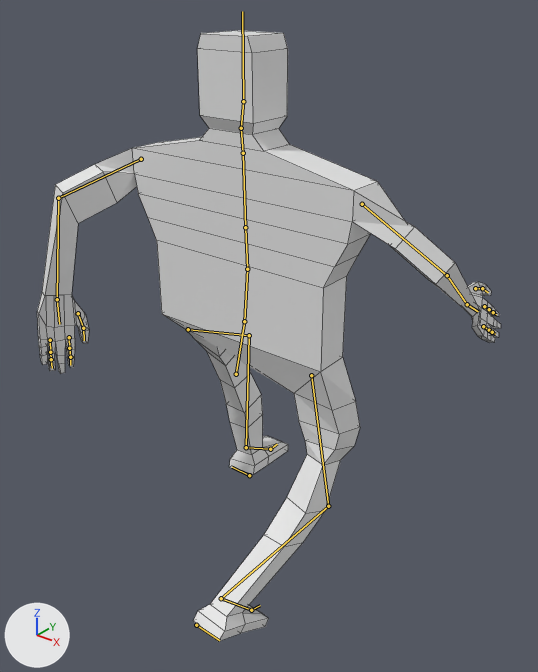
Before and after pictures for a commit that changed the Blender file BlenderTutorial/grunt.blend.
Before and after are seen from a 50 mm camera at (1.211, -1.424, 1.591) aimed at (0.049, 0.029, 0.69). Every picture has the same lights, and +X, +Y and +Z are marked at lower left. The first picture is the older version. Both versions are drawn at frame 6 of the action 'walk'; the numbers are the values there. The bones that bend it are drawn over the model as lines. Mesh edges are drawn as thin lines.

In view in the first picture: 'GruntMesh'.
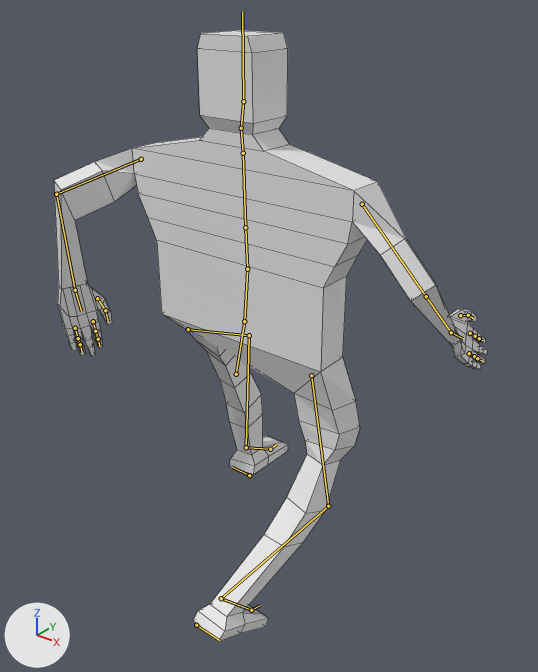
Scene script edits in JSON lines:
```json
{"block": "bone_ik_controller_arm_l", "where": "bone_ik_controller_arm_l = bpy.data.objects['Grunt'].pose.bones['ik.controller.arm.L']  # child of 'root'"}
{"op": "set", "path": "bone_ik_controller_arm_l.location", "old": "(-0.394, -0.417, 0.25)", "new": "(-0.384, -0.416, 0.187)"}
{"op": "set", "path": "bone_ik_controller_arm_l.rotation_quaternion", "old": "(0.723, -0.101, 0.114, 0.674)", "new": "(0.732, -0.178, 0.03, 0.656)", "note": "degrees (0, 17, 86) -> degrees (-13, 16, 82)"}
{"block": "bone_ik_controller_arm_r", "where": "bone_ik_controller_arm_r = bpy.data.objects['Grunt'].pose.bones['ik.controller.arm.R']  # child of 'root'"}
{"op": "set", "path": "bone_ik_controller_arm_r.location", "old": "(0.33, -0.408, -0.309)", "new": "(0.382, -0.409, -0.231)"}
```

Pixel boxes [x1, y1, x2, y2] of what changed, in the pictures (538 x 672 px):
```json
{"object": "GruntMesh", "change": "posed", "before": [37, 30, 501, 642], "after": [54, 30, 487, 642], "on screen": "7% narrower"}
```
